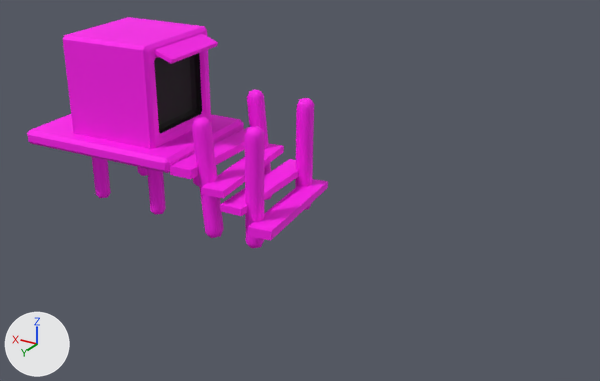
One commit to the FBX model Assets/GB_FBX/GB_Village_House_04.fbx: the scene before it, then after it.
Camera for both pictures: a 50 mm camera at (6.37, -1.94, 3.19) aimed at (8.16, -4.93, 1.69). Every picture has the same lights, and +X, +Y and +Z are marked at lower left. Where no turn or scale is listed for an object, it has been applied to the vertices.
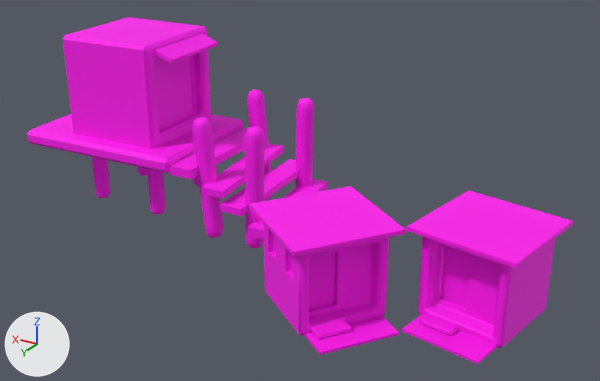
The newer file is also turned or shifted as a whole; pictures and numbers use the older file's frame.

Changed parts and their boxes [x1, y1, x2, y2] in the pictures (600 x 381 px):
```json
{"object": "polySurface86", "change": "reshaped", "before": [27, 17, 328, 249], "after": [27, 17, 573, 364], "on screen": "81% wider, 49% taller"}
{"part": 1, "of": "me_mesh", "change": "added", "after": [249, 186, 406, 355], "on screen": "pink"}
{"part": 2, "of": "me_mesh", "change": "added", "after": [401, 190, 573, 364], "on screen": "pink"}
{"part": 3, "of": "me_mesh", "change": "recoloured", "before": [154, 53, 202, 133], "after": [154, 53, 202, 133], "on screen": "black to pink"}
```

Scene script edits in JSON lines:
```json
{"block": "me_mesh", "where": "# used by ob_polysurface86; location = (9.27, -5.094, 1.45)"}
{"op": "remove", "block": "me_mesh", "code": "me_mesh.from_pydata(...)  # 1716 vertices, 1674 faces; spans x -1.023..0.475, y -0.385..0.373, z -0.096..0.822"}
{"op": "add", "block": "me_mesh", "code": "me_mesh.from_pydata(...)  # 2030 vertices, 1980 faces; spans x -2.297..0.475, y -0.385..0.84, z -0.096..0.822"}
{"block": "me_mesh", "change": "me_mesh part 1: a new loose piece of 157 vertices spanning x -1.8..-1.099, y 0.176..0.84, z -0.082..0.326, in mat_blinn5 (pink #ff00ee)"}
{"block": "me_mesh", "change": "me_mesh part 2: a new loose piece of 157 vertices spanning x -2.297..-1.749, y -0.042..0.589, z -0.082..0.326, in mat_blinn5 (pink #ff00ee)"}
{"block": "me_mesh", "change": "me_mesh part 3: 17 faces spanning x -0.3..-0.23, y -0.205..0.177, z 0.368..0.748 switch from mat_blinn9 (black #000000) to mat_blinn5 (pink #ff00ee)"}
```
